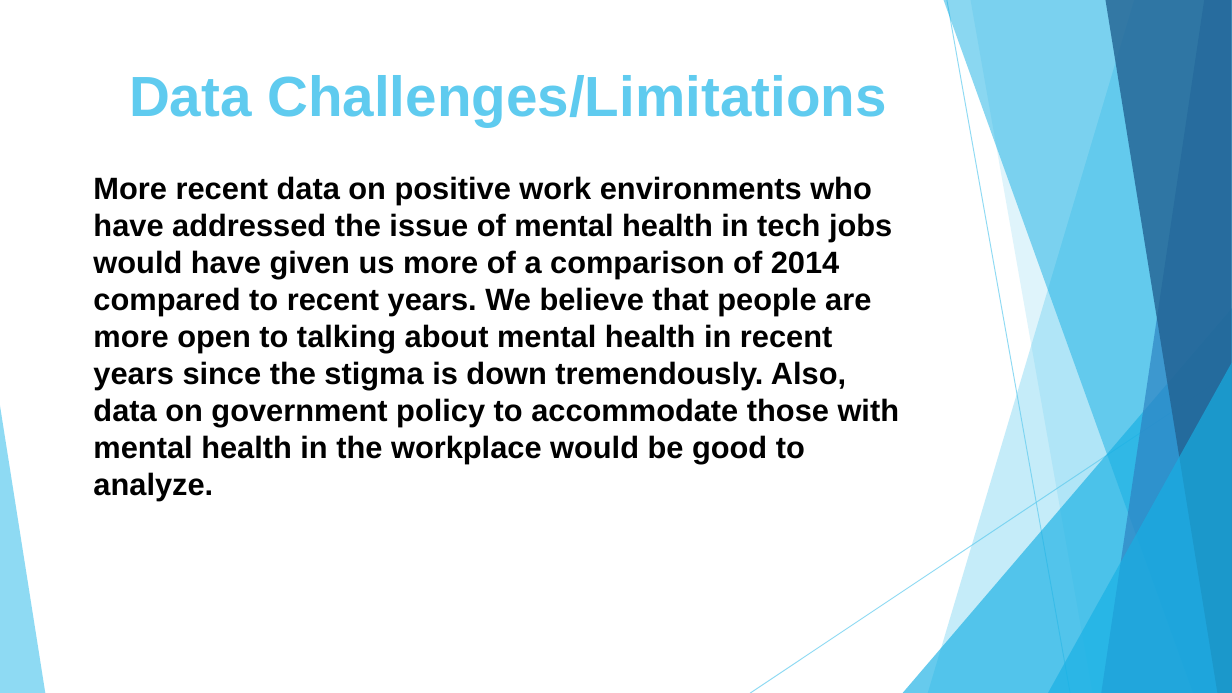
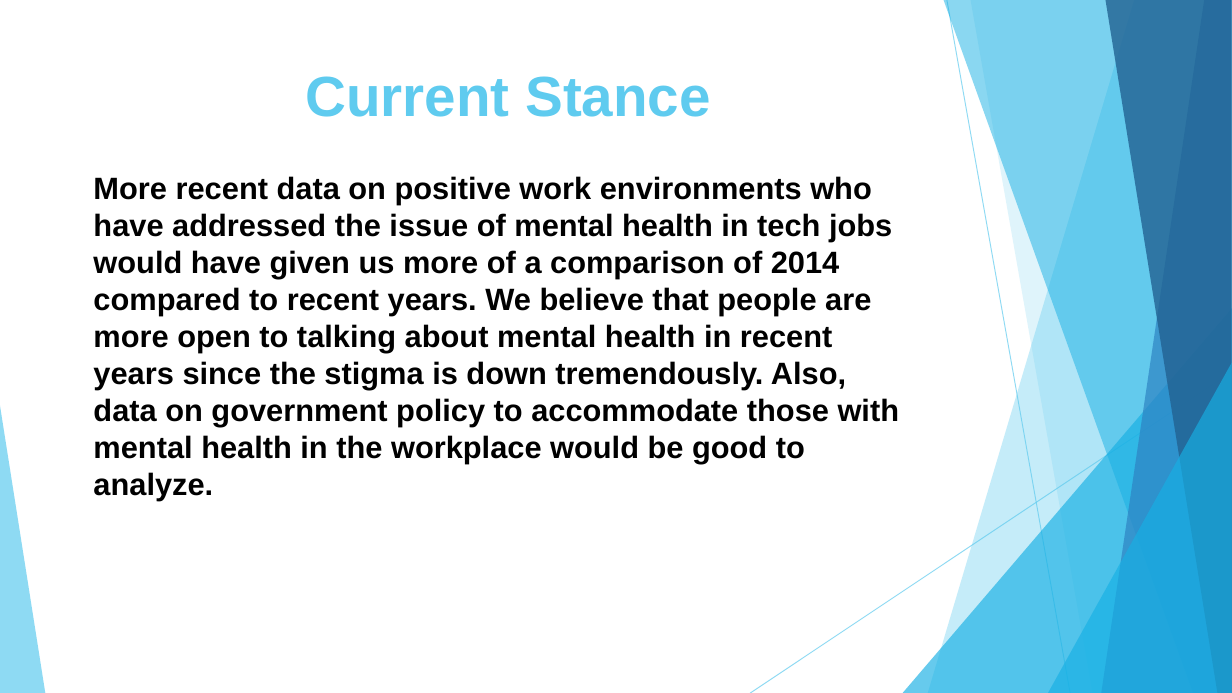
Before and after one commit to sqweets/Final-Project, a slide deck: slide 12 of MHinTech.pptx. Drawn at 1232x693 pixels with LibreOffice and Linux fonts; fonts in the diff are those of the drawing. Boxes give left, top, right and bottom in pixels: in the first picture for what was removed or moved away, otherwise in the second. Text is boxed around its words. In the diff, an @@ line names an element or a change of style, - is before the commit and + after.

```diff
--- a/MHinTech.pptx
+++ b/MHinTech.pptx
@@ title at bbox=[305, 76, 711, 117]: text changed @@
-Data Challenges/Limitations
+Current Stance
```
